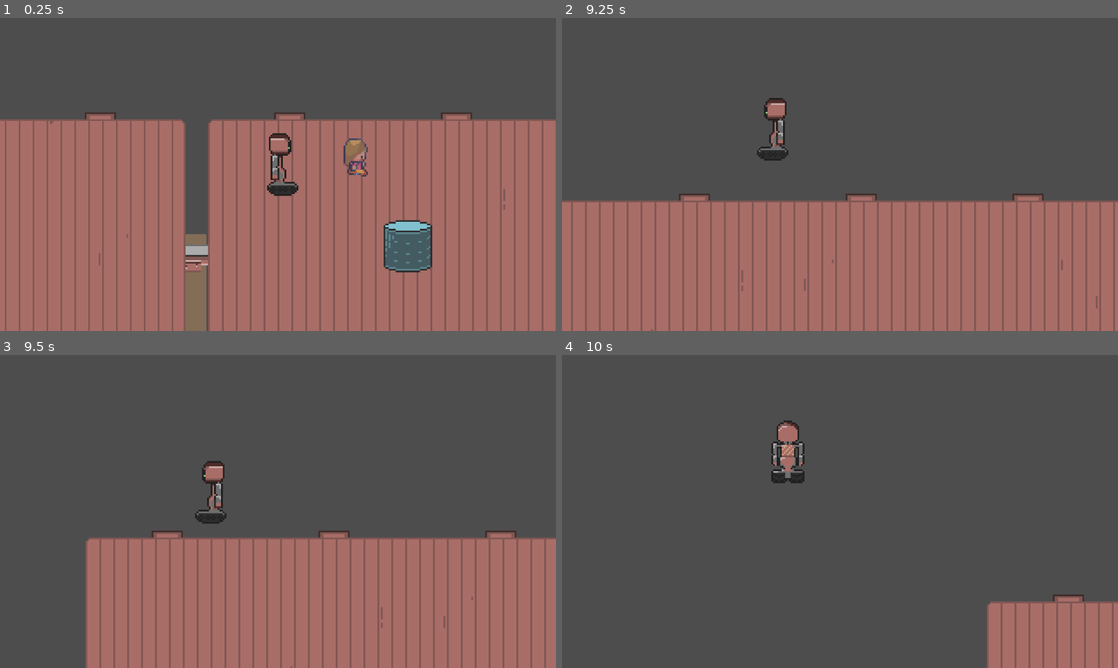
Above: before the commit, frames 1-4 (two rows, left to right).
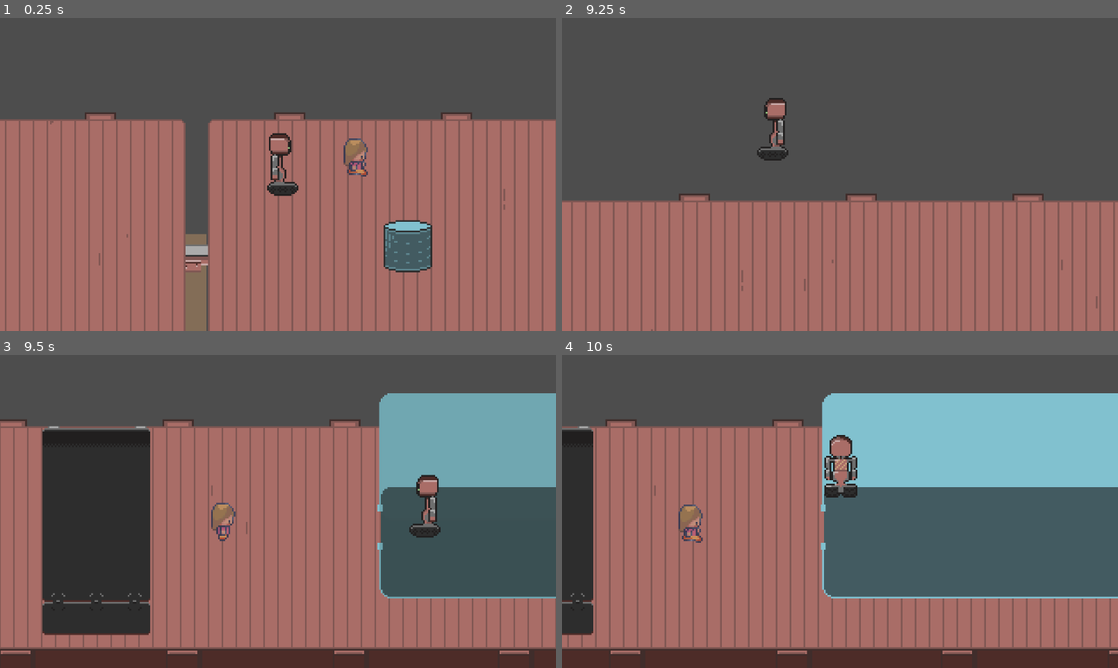
Above: after the commit, the same moments.

Repository: superlou/train-game-3
Game: Godot game, scene res://main.tscn
Same seed, same stepped clock (60 frames per second), same inputs: the game is played once before the commit and once after it. The engine's default icon, where the game draws it, is replaced by a stand-in: a white triangle on a blue panel in a dark square.
Inputs:
- Up to frame 1 (0.25 s): no input
- Up to frame 2 (9.25 s): hold D (move_right) 0.53-1.28 s; tap E (interact) every 2.25 s from 0.6 to 7.35 s; tap Space (jump) at 0.77, 1.52, 3.02, 3.77, 4.52, 6.02, 6.77, 7.52, 9.02 s; hold S (move_down) 1.28-2.03 s; tap T (spawn_station) every 2.25 s from 1.35 to 8.1 s; hold D (move_right) 2.03-2.78 s; hold Shift (sprint) 2.03-2.78 s; hold W (move_up) 2.78-3.53 s; hold A (move_left) 3.53-5.03 s; tap Shift (sprint) at 4.35, 8.85 s; hold S (move_down) 5.03-5.78 s; hold D (move_right) 5.78-6.53 s; hold W (move_up) 6.53-7.28 s; hold Shift (sprint) 6.53-7.28 s; hold D (move_right) 7.28-8.03 s; hold S (move_down) 8.03-8.78 s; hold A (move_left) from 8.78 s (still down)
- Up to frame 3 (9.5 s): keep holding A (move_left)
- Up to frame 4 (10 s): release A (move_left) at 9.53 s; hold W (move_up) from 9.53 s (still down); tap E (interact) at 9.6 s; tap Space (jump) at 9.77 s

Frames 1-2 are identical in both runs. In frame 3, 61% of the frame differs, in the area x 0-100%, y 12-100%; in frame 4, 62%.

Commit message:
Started handling respawn

Diff:
--- /dev/null
+++ b/hex_pixelation.gdshader
@@ -0,0 +1,23 @@
+shader_type canvas_item;
+
+uniform vec2 size = vec2(32.0, 28.0);
+uniform sampler2D screen_texture : hint_screen_texture, repeat_disable, filter_nearest;
+
+void fragment() {
+        vec2 norm_size = size * SCREEN_PIXEL_SIZE;
+        bool half = mod(SCREEN_UV.y / 2.0, norm_size.y) / norm_size.y < 0.5;
+        vec2 uv = SCREEN_UV + vec2(norm_size.x * 0.5 * float(half), 0.0);
+        vec2 center_uv = floor(uv / norm_size) * norm_size;
+        vec2 norm_uv = mod(uv, norm_size) / norm_size;
+        center_uv += mix(vec2(0.0, 0.0),
+                         mix(mix(vec2(norm_size.x, -norm_size.y),
+                                 vec2(0.0, -norm_size.y),
+                                 float(norm_uv.x < 0.5)),
+                             mix(vec2(0.0, -norm_size.y),
+                                 vec2(-norm_size.x, -norm_size.y),
+                                 float(norm_uv.x < 0.5)),
+                             float(half)),
+                         float(norm_uv.y < 0.3333333) * float(norm_uv.y / 0.3333333 < (abs(norm_uv.x - 0.5) * 2.0)));
+
+        COLOR = textureLod(screen_texture, center_uv, 0.0);
+}
--- a/player.gd
+++ b/player.gd
@@ -7,8 +7,6 @@
 var is_jumping:bool = false
 var jump_vec:Vector2 = Vector2.ZERO
 var held_item = null
-
-signal moved
 
 
 # Called when the node enters the scene tree for the first time.
@@ -84,8 +82,6 @@
 	if held_item:
 		held_item.global_position = current_hold_marker().global_position
 
-	emit_signal("moved", global_position)
-
 
 func interact():
 	if held_item:
--- a/train.gd
+++ b/train.gd
@@ -4,13 +4,18 @@
 @export var velocity = 500
 var reparenting_watches = []
 var leaving_train_watches = []
-
+@export var player: Node2D = null
 
 # Called when the node enters the scene tree for the first time.
 func _ready():
+	player = %Player
 	for car in %Cars.get_children():
 		car.connect("body_entered", func(b): _on_body_entered(b, car))
 		car.connect("body_exited", func(b): _on_body_exited(b, car))
+
+
+func _process(_delta):
+	%Camera.global_position = player.global_position
 
 
 func _physics_process(delta):
@@ -24,6 +29,10 @@
 
 	for child in %Ground.get_children():
 		child.position.x -= velocity * delta
+
+	var dist_from_broadcast := player.global_position.distance_to(%Broadcast.global_position)
+	if dist_from_broadcast > 1000:
+		respawn()
 
 
 func _handle_reparenting():
@@ -72,7 +81,5 @@
 	leaving_train_watches.append(body)
 
 
-func _on_player_moved(player_global_pos: Vector2):
-	# Using a signal from the player is a hack for
-	# https://github.com/godotengine/godot/issues/81480
-	%Camera.global_position = player_global_pos
+func respawn():
+	player.global_position = %Respawn.global_position
--- a/train.tscn
+++ b/train.tscn
@@ -28,9 +28,10 @@
 polygons = Array[PackedInt32Array]([PackedInt32Array(0, 1, 2, 3)])
 outlines = Array[PackedVector2Array]([PackedVector2Array(8, 13, 441, 13, 442, 124, 5, 126)])
 
-[node name="Train" type="Node2D"]
+[node name="Train" type="Node2D" node_paths=PackedStringArray("player")]
 y_sort_enabled = true
 script = ExtResource("1_hyvyr")
+player = NodePath("Cars/Flatbed1/Player")
 
 [node name="Track" type="TileMap" parent="."]
 z_index = -1
@@ -83,4 +84,10 @@
 position_smoothing_enabled = true
 position_smoothing_speed = 10.0
 
-[connection signal="moved" from="Cars/Flatbed1/Player" to="." method="_on_player_moved"]
+[node name="Respawn" type="Marker2D" parent="."]
+unique_name_in_owner = true
+position = Vector2(539, 62)
+
+[node name="Broadcast" type="Marker2D" parent="."]
+unique_name_in_owner = true
+position = Vector2(475, 59)
Not shown, changed: README.md
